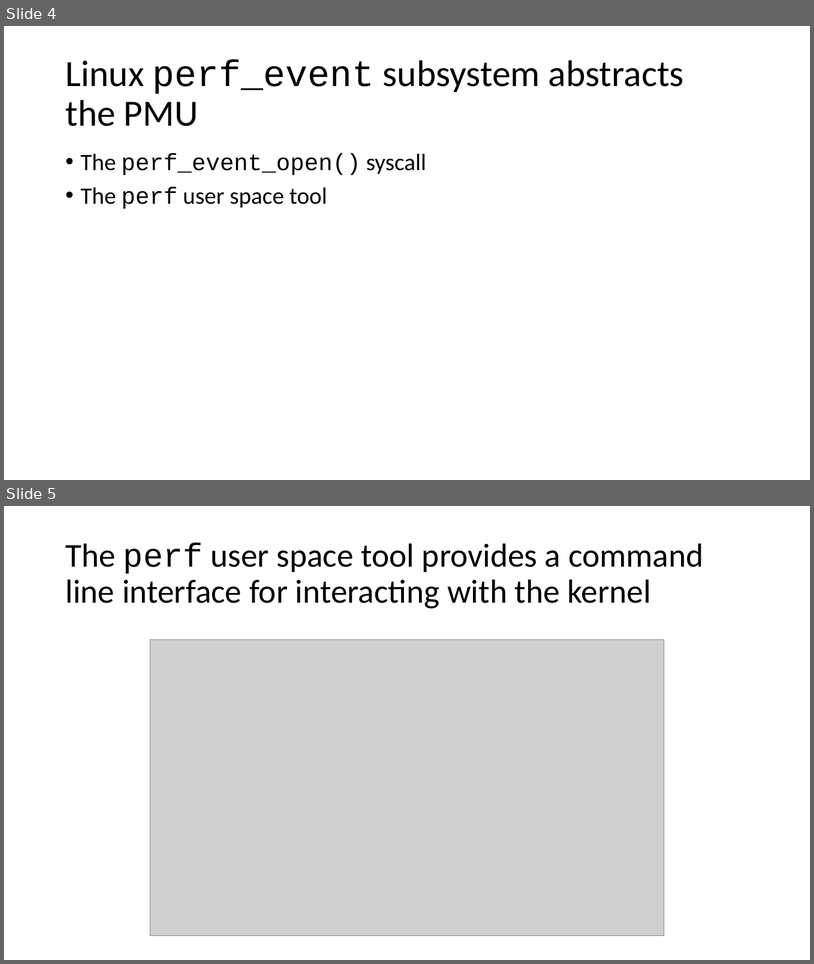
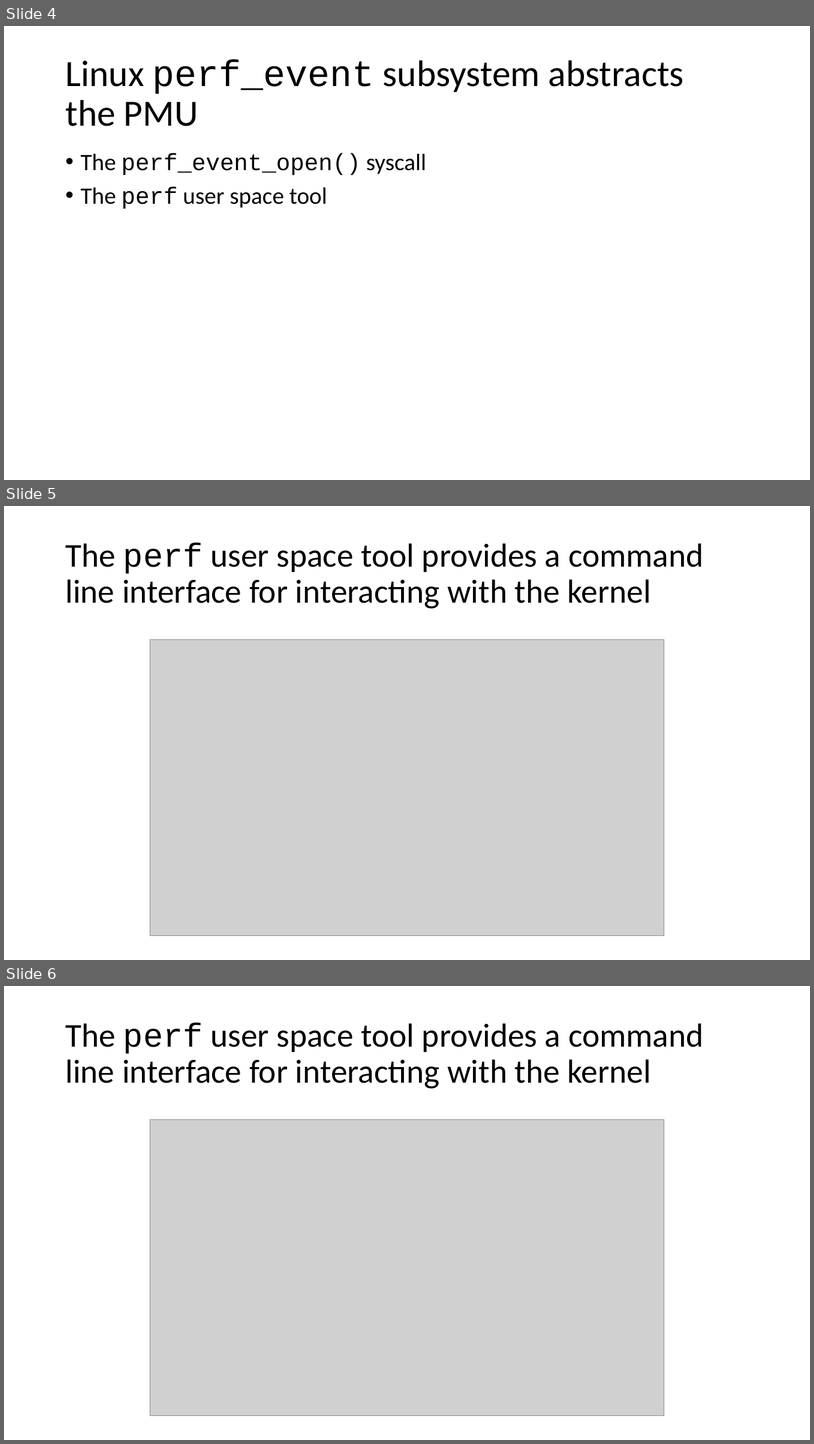
Before and after one commit to lienzhuzhu/project-522, a slide deck: midterm.pptx. Shown one above the other, each under a label of ours: slides 4 and 5 before the commit, slides 4, 5 and 6 after it. The pictures are 814x964 and 814x1444 pixels, drawn with LibreOffice and Linux fonts; fonts in the diff are those of the drawing; grey boxes stand for pictures. Boxes give left, top, right and bottom in pixels: in the first picture for what was removed or moved away, otherwise in the second. Text is boxed around its words. In the diff, an @@ line names an element or a change of style, - is before the commit and + after.

```diff
--- a/midterm.pptx
+++ b/midterm.pptx
@@ slide 5 added at bbox=[4, 506, 810, 960], background #FFFFFF @@
@@ title added at bbox=[65, 543, 704, 609], 39.6 pt, text #000000 @@
+The perf user space tool provides a command line interface for interacting with the kernel
@@ picture added at bbox=[150, 640, 665, 936] @@
@@ what was slide 5 is now slide 6 @@
```
Also in this commit, not shown: 1 slide changed, 4 other slides added, 2 slides removed.
